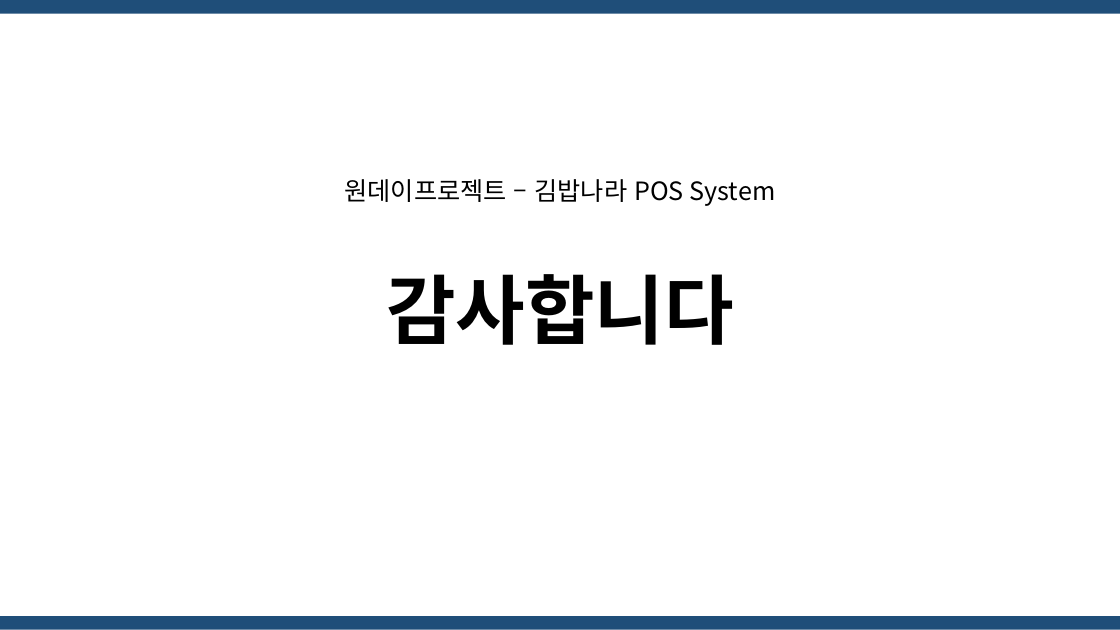
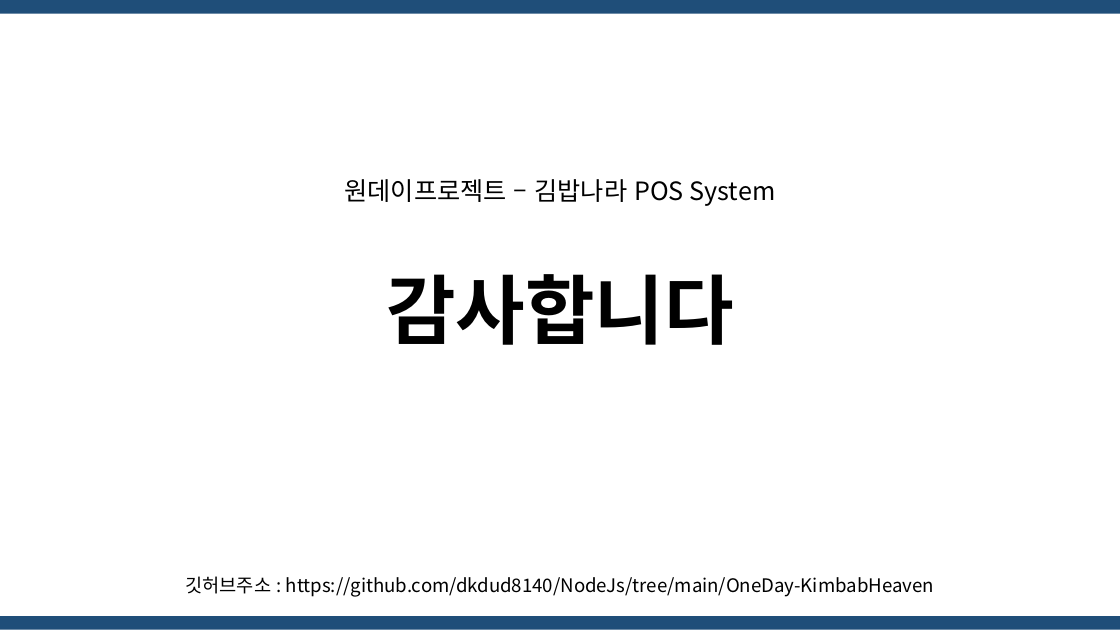
Before and after one commit to dkdud8140/NodeJs, a slide deck: slide 15 of OneDay-KimbabHeaven/OneDay_김밥나라_조아영.pptx. Drawn at 1120x630 pixels with LibreOffice and Linux fonts; fonts in the diff are those of the drawing. Boxes give left, top, right and bottom in pixels: in the first picture for what was removed or moved away, otherwise in the second. Text is boxed around its words. In the diff, an @@ line names an element or a change of style, - is before the commit and + after.

```diff
--- a/OneDay-KimbabHeaven/OneDay_김밥나라_조아영.pptx
+++ b/OneDay-KimbabHeaven/OneDay_김밥나라_조아영.pptx
@@ subtitle added at (186,576,934,597), 16 pt, text #000000 @@
+깃허브주소 : https://github.com/dkdud8140/NodeJs/tree/main/OneDay-KimbabHeaven
```
Also in this commit, not shown: 48 other files.
